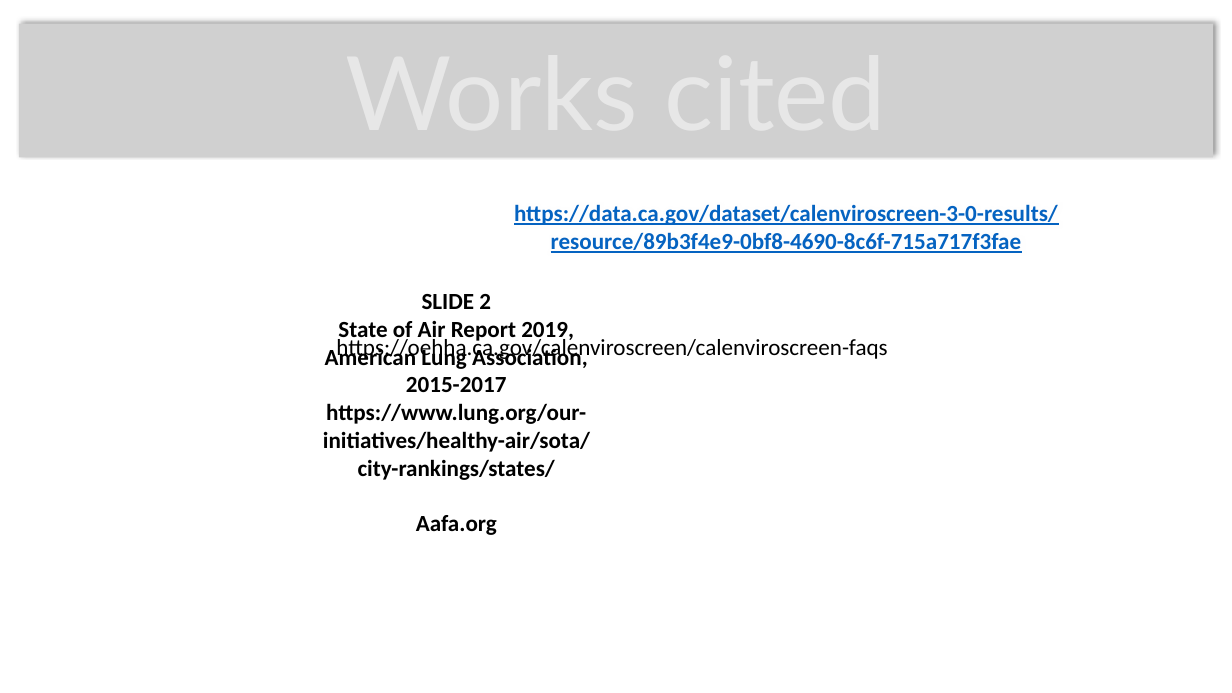
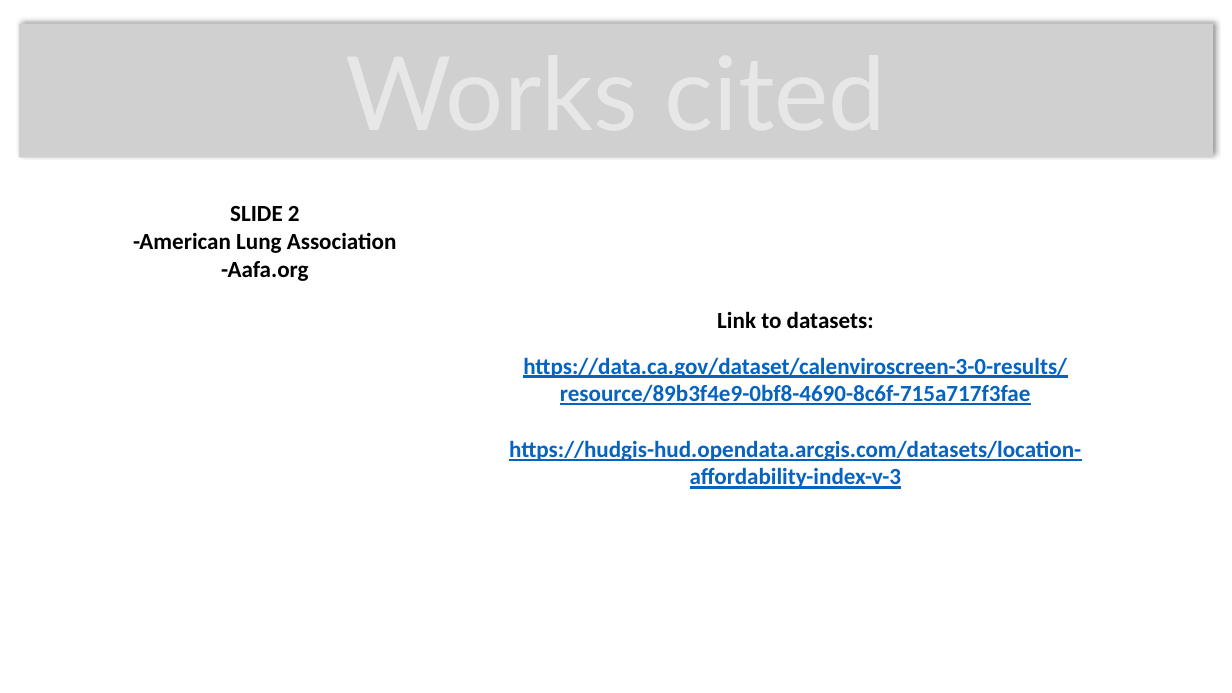
Before and after one commit to cljungkull/Project-2---CaliPolluts, a slide deck: slide 10 of presentation.pptx. Drawn at 1232x693 pixels with LibreOffice and Linux fonts; fonts in the diff are those of the drawing; grey boxes stand for pictures; background and template pictures are left out. Boxes give left, top, right and bottom in pixels: in the first picture for what was removed or moved away, otherwise in the second. Text is boxed around its words. In the diff, an @@ line names an element or a change of style, - is before the commit and + after.

```diff
--- a/presentation.pptx
+++ b/presentation.pptx
@@ text "SLIDE 2" moved from (x1=323, y1=294, x2=590, y2=535) to (x1=133, y1=206, x2=397, y2=281) @@
@@ text at (x1=133, y1=233, x2=397, y2=281): text changed @@
-State of Air Report 2019, American Lung Association, 2015-2017
-https://www.lung.org/our-initiatives/healthy-air/sota/city-rankings/states/
-Aafa.org
+-American Lung Association
+-Aafa.org
@@ text added at (x1=717, y1=311, x2=874, y2=328), 18 pt, text #000000, bold @@
+Link to datasets:
@@ text removed at (x1=336, y1=335, x2=887, y2=361) @@
-https://oehha.ca.gov/calenviroscreen/calenviroscreen-faqs
@@ text "https://data.ca.gov/dataset/calenviroscreen-3-0-results/reso ..." moved from (x1=514, y1=204, x2=1058, y2=253) to (x1=509, y1=357, x2=1081, y2=489) @@
@@ text at (x1=509, y1=440, x2=1081, y2=489): paragraph added @@
+https://hudgis-hud.opendata.arcgis.com/datasets/location-affordability-index-v-3
```
Also in this commit, not shown: 3 other slides changed, 1 slide added, 1 slide removed.
